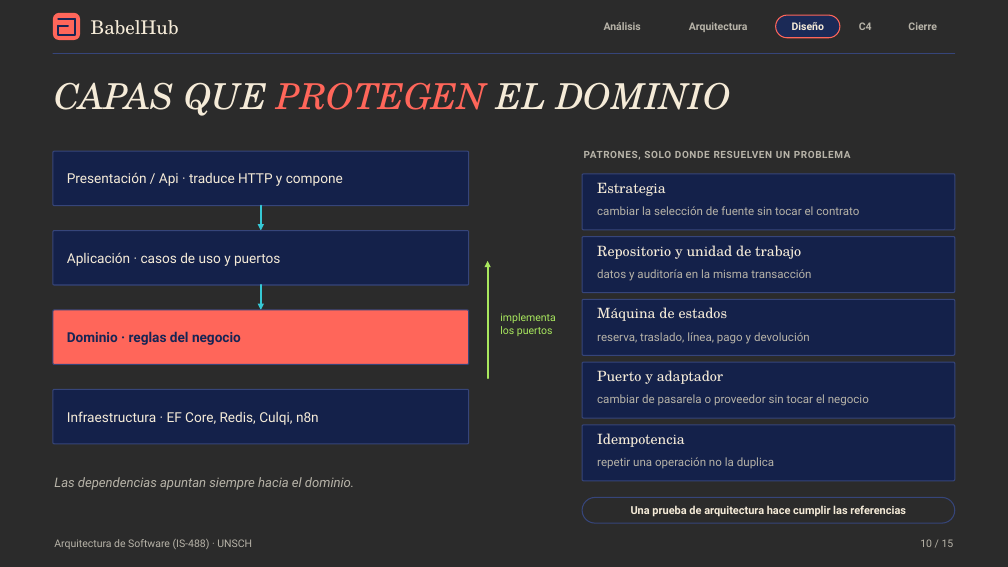
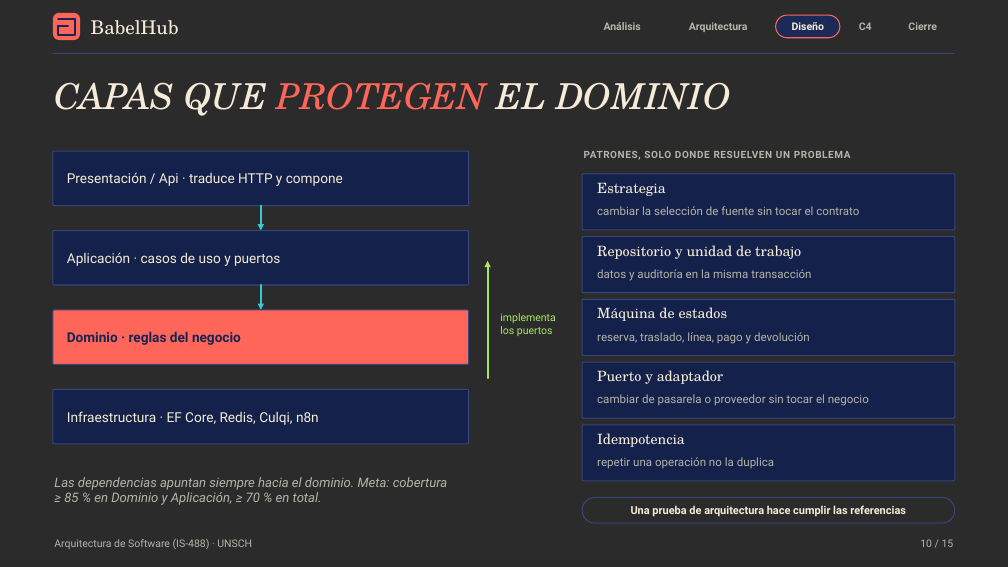
Before and after one commit to P35C4D0R4B1050/BabelHub, a slide deck: slide 10 of docs/BabelHub_Exposicion.pptx. Drawn at 1008x567 pixels with LibreOffice and Linux fonts; fonts in the diff are those of the drawing; background and template pictures are left out; a plain dark background stands for a picture behind light text. Boxes give left, top, right and bottom in pixels: in the first picture for what was removed or moved away, otherwise in the second. Text is boxed around its words. In the diff, an @@ line names an element or a change of style, - is before the commit and + after.

```diff
--- a/docs/BabelHub_Exposicion.pptx
+++ b/docs/BabelHub_Exposicion.pptx
@@ text at [54,477,448,505]: text changed @@
-Las dependencias apuntan siempre hacia el dominio.
+Las dependencias apuntan siempre hacia el dominio. Meta: cobertura ≥ 85 % en Dominio y Aplicación, ≥ 70 % en total.
```
Also in this commit, not shown: 5 other slides changed.
